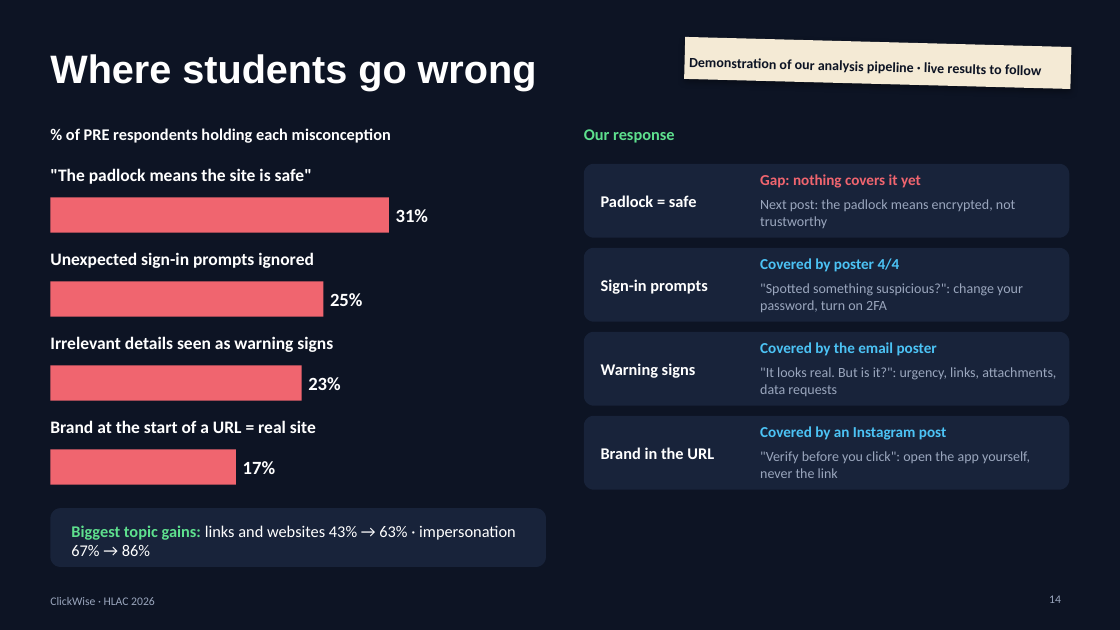
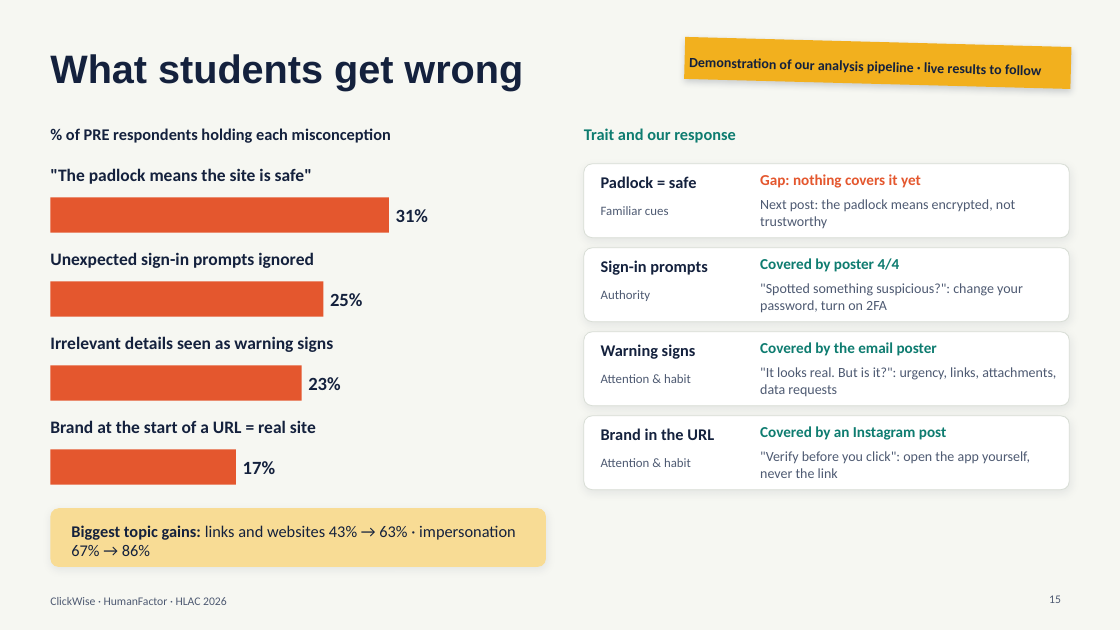
Before and after one commit to sokhiaryan/HumanFactor, a slide deck: slide 15 of ClickWise-presentation.pptx (slide 14 before the commit). Drawn at 1120x630 pixels with LibreOffice and Linux fonts; fonts in the diff are those of the drawing. Boxes give left, top, right and bottom in pixels: in the first picture for what was removed or moved away, otherwise in the second. Text is boxed around its words. In the diff, an @@ line names an element or a change of style, - is before the commit and + after.

```diff
--- a/ClickWise-presentation.pptx
+++ b/ClickWise-presentation.pptx
@@ background #0D1424 to #F6F7F2 @@
@@ title at [50,54,523,90]: text changed; text colour #FFFFFF to #14213D @@
-Where students go wrong
+What students get wrong
@@ rectangle "Demonstration of our analysis pipeline ..." at [684,37,1072,89]: text colour #0D1424 to #14213D; fill #F4EAD5 to #F2B01E; shadow changed @@
@@ text at [584,128,735,143]: text changed; text colour #5EE08E to #0E7C70 @@
-Our response
+Trait and our response
@@ text "Gap: nothing covers it yet" at [760,174,921,188]: text colour #F0656F to #E4572E @@
@@ fill #F0656F to #E4572E in 4 elements at [50,281,323,317], [50,365,302,401], [50,450,236,485], [50,197,389,233] @@
@@ text added at [601,206,669,215], 11 pt, text #4E5A72 @@
+Familiar cues
@@ text colour #FFFFFF to #14213D; vertical alignment middle to top in 4 elements at [601,344,696,359], [601,428,714,440], [601,176,697,188], [601,260,707,275] @@
@@ text added at [601,290,651,301], 11 pt, text #4E5A72 @@
+Authority
@@ text added at [601,374,691,383], 11 pt, text #4E5A72 @@
+Attention & habit
@@ fill #18233A to #FFFFFF; outline none to #D9DED6 0.75 pt; shadow on; proportions changed in 4 elements at [584,164,1070,238], [584,248,1070,322], [584,332,1070,406], [584,416,1070,490] @@
@@ text colour #FFFFFF to #14213D in 9 elements at [66,128,391,143], [50,168,312,184], [396,209,428,222], [50,252,314,268], [330,293,362,306], [50,336,333,352], [308,377,340,390], [50,420,316,433], [243,461,275,474] @@
@@ text colour #9AA6BD to #4E5A72 in 4 elements at [760,199,1015,228], [760,283,1023,313], [760,367,1056,396], [760,451,1030,478] @@
@@ text colour #4CC3F5 to #0E7C70 in 3 elements at [760,258,900,272], [760,342,937,356], [760,426,946,440] @@
@@ text added at [601,458,691,467], 11 pt, text #4E5A72 @@
+Attention & habit
@@ rounded rectangle at [50,508,546,567]: fill #18233A to #F8DC95; shadow on; proportions changed @@
@@ text "Biggest topic gains: links and ..." at [71,525,516,556]: text colour #5EE08E to #14213D in "Biggest topic gains:"; text colour #FFFFFF to #14213D in "links and websites 43% → 63% · ..." @@
@@ text at [50,597,227,605]: text changed; text colour #9AA6BD to #4E5A72 @@
-ClickWise · HLAC 2026
+ClickWise · HumanFactor · HLAC 2026
@@ page number at [1049,595,1061,603]: text changed; text colour #9AA6BD to #4E5A72 @@
-14
+15
```
Also in this commit, not shown: 11 other slides changed, 8 slides added, 6 slides removed.
